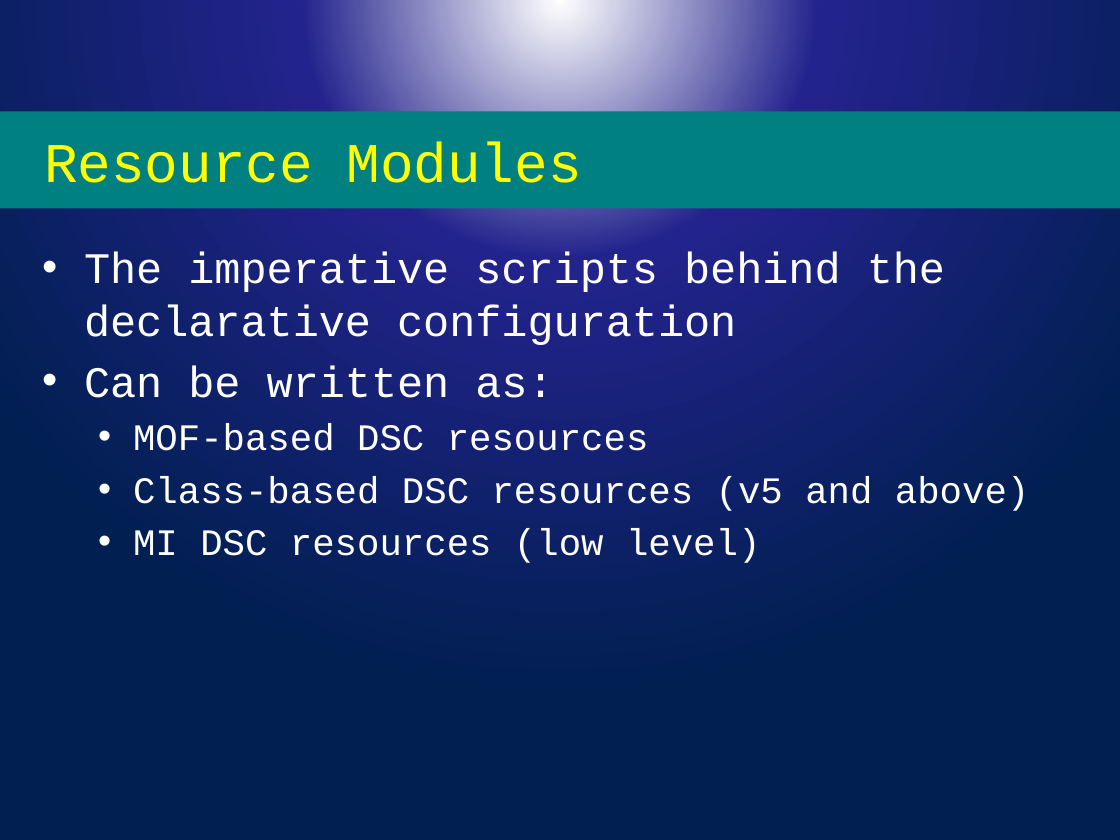
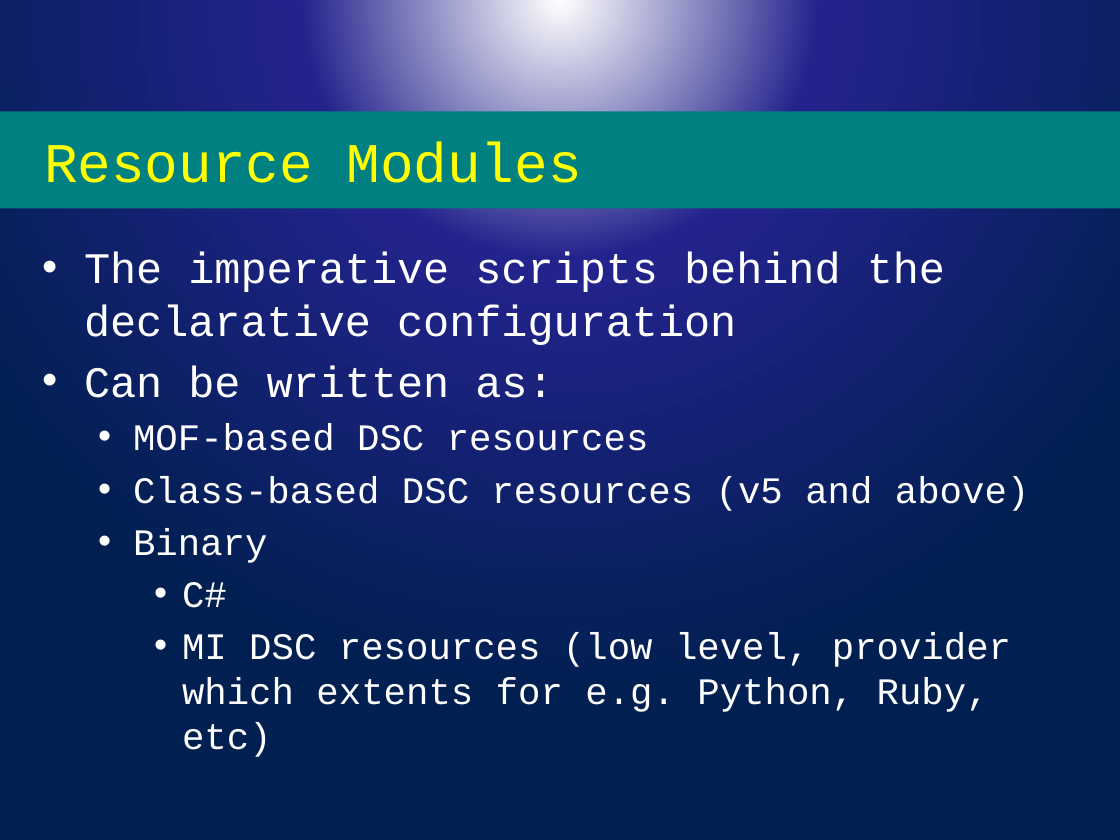
Before and after one commit to rchaganti/PSConfEU2017, a slide deck: slide 33 of WS1-DSCOverview/Slides.pptx (slide 31 before the commit). Drawn at 1120x840 pixels with LibreOffice and Linux fonts; fonts in the diff are those of the drawing; background and template pictures are left out. Boxes give left, top, right and bottom in pixels: in the first picture for what was removed or moved away, otherwise in the second. Text is boxed around its words. In the diff, an @@ line names an element or a change of style, - is before the commit and + after.

```diff
--- a/WS1-DSCOverview/Slides.pptx
+++ b/WS1-DSCOverview/Slides.pptx
@@ text at (133,528,1011,757): text changed @@
-  • MI DSC resources (low level)
+  • Binary
+    • C#
+    • MI DSC resources (low level, provider which extents for e.g. Python, Ruby, etc)
```
Also in this commit, not shown: 6 other slides changed, 3 slides added, 1 slide removed, 1 other file.
